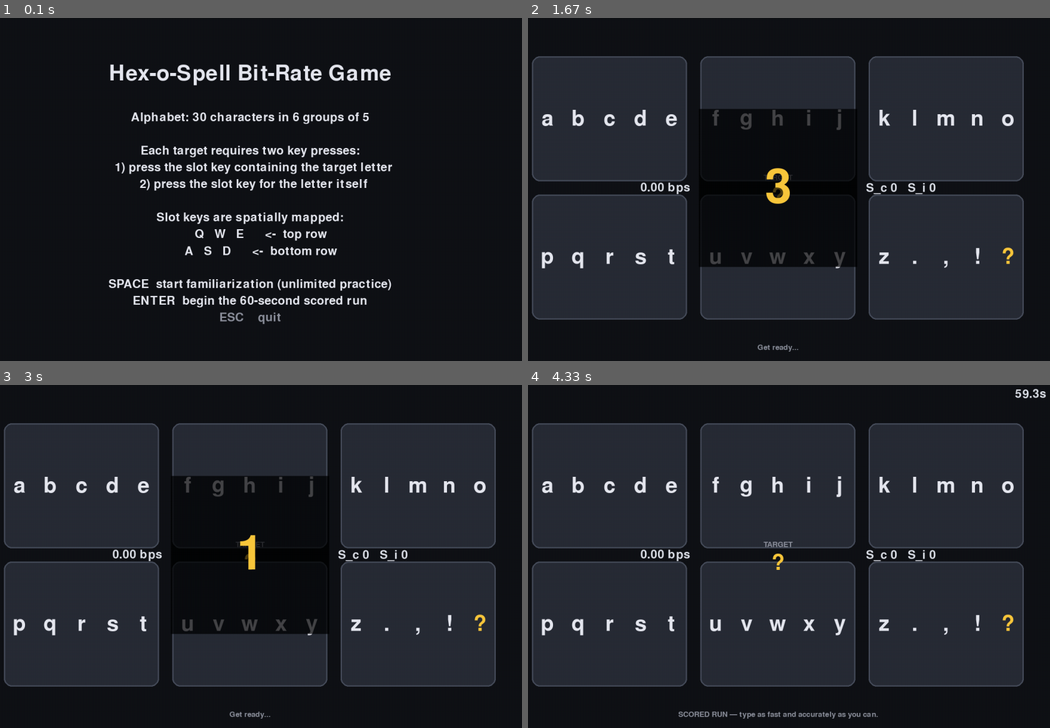
Above: before the commit, frames 1-4 (two rows, left to right).
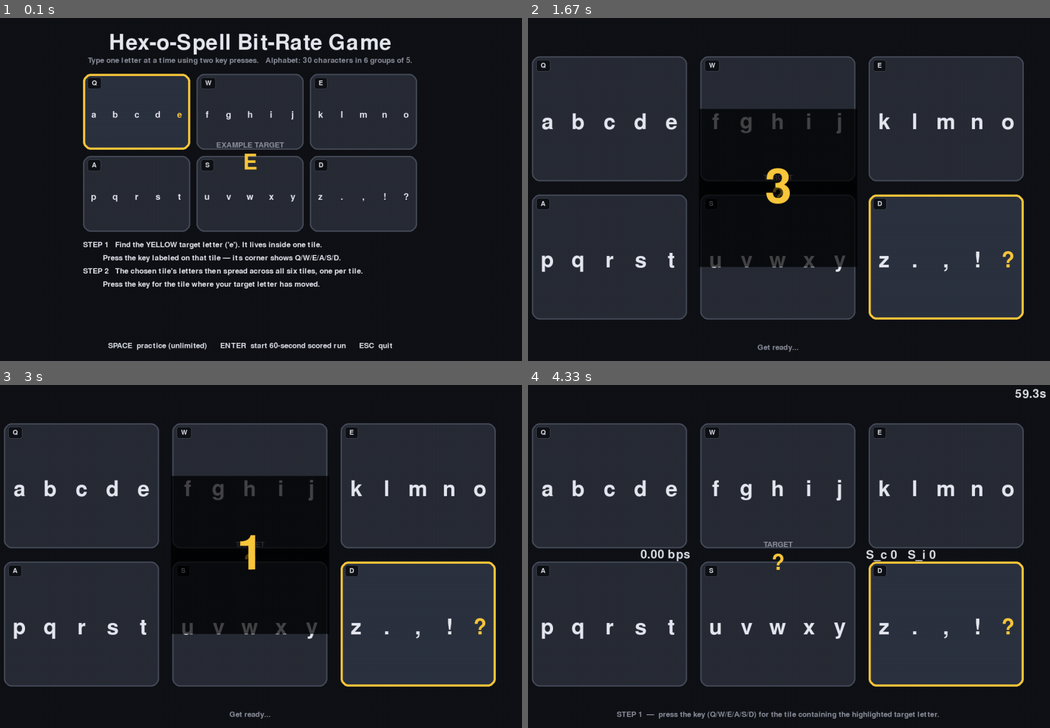
Above: after the commit, the same moments.

Repository: Aaronearlerichardson/bitrate_game
Game: pygame game, started from src/bitrate_game/main.py
Same seed, same stepped clock (60 frames per second), same inputs: the game is played once before the commit and once after it.
Inputs (mouse positions are in pixels of both pictures, inside the frame that each line leads up to):
- Up to frame 1 (0.1 s): no input
- Up to frame 2 (1.67 s): tap Space at 0.33 s; tap Enter at 0.67 s
- Up to frame 3 (3 s): no input
- Up to frame 4 (4.33 s): click (689, 439) at 3.55 s

The runs differ from the first frame. In frame 1, 33% of the frame differs, in the area x 15-80%, y 4-97%; in frame 2, 3.0%; in frame 3, 3.0%; in frame 4, 3.4%.

Commit message:
working on instructions

Diff:
--- a/src/bitrate_game/renderer.py
+++ b/src/bitrate_game/renderer.py
@@ -19,7 +19,7 @@
 from . import config
 from .config import GameConfig
 from .core import Phase, SessionState
-from .mode import HexStage, HexView
+from .mode import HexSlotView, HexStage, HexView
 
 
 # -----------------------------------------------------------------------------
@@ -42,18 +42,18 @@
     Layout:
 
         +-----------------------------------------------+
-        |  [slot 0]      [slot 1]      [slot 2]         |
+        |  [slot Q]      [slot W]      [slot E]         |
         |                                               |
         |               [ central HUD ]                 |
         |                                               |
-        |  [slot 3]      [slot 4]      [slot 5]         |
+        |  [slot A]      [slot S]      [slot D]         |
         |                                               |
         |  bottom bar: phase-specific instructions      |
         +-----------------------------------------------+
     """
 
     def __init__(self, cfg: GameConfig) -> None:
-        import pygame  # local import: see adapters.py for rationale
+        import pygame
         self._pygame = pygame
         self._cfg = cfg
         self._screen = None
@@ -61,6 +61,9 @@
         self._font_large = None
         self._font_medium = None
         self._font_small = None
+        self._font_tiny = None
+        self._font_preview_big = None
+        self._font_preview_small = None
         self._clock = None
 
     # --- lifecycle ------------------------------------------------------
@@ -70,23 +73,26 @@
         pg.init()
         pg.display.set_caption("Bitrate Game — Hex-o-Spell")
         self._screen = pg.display.set_mode((config.WINDOW_W, config.WINDOW_H))
-        # Use the default system font; pygame.font.SysFont(None, ...) picks a
-        # reasonable system font on all platforms without bundling a TTF.
+        # SysFont(None, ...) picks a reasonable system font on every platform
+        # without bundling a TTF.
         self._font_huge = pg.font.SysFont(None, 160)
         self._font_large = pg.font.SysFont(None, 72)
         self._font_medium = pg.font.SysFont(None, 40)
         self._font_small = pg.font.SysFont(None, 26)
+        self._font_tiny = pg.font.SysFont(None, 22)
+        # Smaller font sizes for the welcome-screen preview board.
+        self._font_preview_big = pg.font.SysFont(None, 56)
+        self._font_preview_small = pg.font.SysFont(None, 30)
         self._clock = pg.time.Clock()
 
     def shutdown(self) -> None:
         self._pygame.quit()
 
     def tick(self) -> None:
-        """Cap the frame rate. Separate from draw() so the loop owns timing."""
         if self._clock is not None:
             self._clock.tick(config.FPS)
 
-    # --- drawing --------------------------------------------------------
+    # --- top-level draw -------------------------------------------------
 
     def draw(self, session_state: SessionState, mode_view: object) -> None:
         assert self._screen is not None, "init() must be called first"
@@ -98,44 +104,100 @@
         elif phase == Phase.RESULTS:
             self._draw_results(session_state)
         else:
-            # FAMILIARIZATION, COUNTDOWN, SCORED: always show the hex board.
             assert isinstance(mode_view, HexView), \
                 f"renderer expected HexView, got {type(mode_view).__name__}"
             self._draw_hex_board(session_state, mode_view)
 
         self._pygame.display.flip()
 
-    # --- screen helpers -------------------------------------------------
+    # ====================================================================
+    # Welcome screen
+    # ====================================================================
 
     def _draw_welcome(self) -> None:
-        pg = self._pygame
+        """Title + preview board with a worked example + controls.
+
+        The preview board is rendered with the *same* slot-drawing code as
+        gameplay, just at a smaller scale and with hand-constructed slots
+        for the example. This guarantees the player sees exactly what they'll
+        see in the real game.
+        """
         s = self._screen
         cx = config.WINDOW_W // 2
 
+        # Title
         title = self._font_large.render("Hex-o-Spell Bit-Rate Game",
                                         True, config.TEXT_COLOR)
-        s.blit(title, title.get_rect(center=(cx, 140)))
-
-        lines = [
-            f"Alphabet: {self._cfg.n} characters in {self._cfg.num_groups} groups "
-            f"of {self._cfg.group_size}",
-            "",
-            "Each target requires two key presses:",
-            "  1) press the slot key containing the target letter",
-            "  2) press the slot key for the letter itself",
-            "",
-            "Slot keys are spatially mapped:",
-            "      Q   W   E      <-  top row",
-            "      A   S   D      <-  bottom row",
-            "",
-            "SPACE  start familiarization (unlimited practice)",
-            "ENTER  begin the 60-second scored run",
-            "ESC    quit",
+        s.blit(title, title.get_rect(center=(cx, 70)))
+
+        subtitle = self._font_small.render(
+            f"Type one letter at a time using two key presses.   "
+            f"Alphabet: {self._cfg.n} characters in {self._cfg.num_groups} groups of {self._cfg.group_size}.",
+            True, config.MUTED_TEXT_COLOR)
+        s.blit(subtitle, subtitle.get_rect(center=(cx, 110)))
+
+        # Preview board (scaled-down stage-1 view with example target)
+        example_target = "e" if "e" in self._cfg.alphabet else self._cfg.alphabet[0]
+        example_view = self._make_example_view(example_target)
+
+        board_rect = self._pygame.Rect(0, 0, 760, 360)
+        board_rect.center = (cx, 320)
+        rects = self._slot_rects(board_rect, gutter=14, margin=0)
+        self._draw_slots_in(
+            example_view, rects,
+            big_font=self._font_preview_big,
+            small_font=self._font_preview_small,
+            flash_active=False,
+        )
+
+        # Mini HUD overlay on the preview to label it
+        prompt = self._font_small.render("EXAMPLE TARGET", True, config.MUTED_TEXT_COLOR)
+        s.blit(prompt, prompt.get_rect(center=(cx, board_rect.centery - 18)))
+        tgt = self._font_large.render(example_target.upper(),
+                                       True, config.TARGET_HIGHLIGHT_COLOR)
+        s.blit(tgt, tgt.get_rect(center=(cx, board_rect.centery + 22)))
+
+        # Step-by-step instructions
+        steps = [
+            f"STEP 1   Find the YELLOW target letter ('{example_target}'). It lives inside one tile.",
+            f"         Press the key labeled on that tile — its corner shows Q/W/E/A/S/D.",
+            "STEP 2   The chosen tile's letters then spread across all six tiles, one per tile.",
+            "         Press the key for the tile where your target letter has moved.",
         ]
-        for i, line in enumerate(lines):
-            color = config.MUTED_TEXT_COLOR if line.startswith("ESC") else config.TEXT_COLOR
-            surf = self._font_medium.render(line, True, color)
-            s.blit(surf, surf.get_rect(center=(cx, 240 + i * 38)))
+        y = board_rect.bottom + 30
+        for line in steps:
+            surf = self._font_small.render(line, True, config.TEXT_COLOR)
+            s.blit(surf, surf.get_rect(midleft=(cx - 380, y)))
+            y += 30
+
+        # Controls bar at the bottom
+        controls = "SPACE  practice (unlimited)      ENTER  start 60-second scored run      ESC  quit"
+        ctrl = self._font_small.render(controls, True, config.HUD_COLOR)
+        s.blit(ctrl, ctrl.get_rect(center=(cx, config.WINDOW_H - 40)))
+
+    def _make_example_view(self, target: str) -> HexView:
+        """Build a fake stage-1 HexView showing the layout with `target`
+        highlighted. Used only on the welcome screen as a visual primer."""
+        slots: list[HexSlotView] = []
+        for g in range(self._cfg.num_groups):
+            chars = tuple(self._cfg.chars_in_group(g))
+            slots.append(HexSlotView(
+                chars=chars,
+                contains_target=(target in chars),
+                is_target_letter=False,
+            ))
+        return HexView(
+            stage=HexStage.GROUP_SELECT,
+            target_char=target,
+            slots=tuple(slots),
+            active_group_idx=None,
+            last_feedback_correct=None,
+            last_feedback_at=0.0,
+        )
+
+    # ====================================================================
+    # Results screen
+    # ====================================================================
 
     def _draw_results(self, st: SessionState) -> None:
         s = self._screen
@@ -147,7 +209,6 @@
         title = self._font_large.render("Run complete", True, config.TEXT_COLOR)
         s.blit(title, title.get_rect(center=(cx, 140)))
 
-        # Headline bit rate
         bps_str = f"{snap.bit_rate:.2f} bits / sec"
         big = self._font_huge.render(bps_str, True, config.TARGET_HIGHLIGHT_COLOR)
         s.blit(big, big.get_rect(center=(cx, 320)))
@@ -168,55 +229,93 @@
             True, config.MUTED_TEXT_COLOR)
         s.blit(hint, hint.get_rect(center=(cx, config.WINDOW_H - 60)))
 
+    # ====================================================================
+    # Gameplay board
+    # ====================================================================
+
     def _draw_hex_board(self, st: SessionState, view: HexView) -> None:
-        self._draw_slots(view)
+        # Full-window board with default margins.
+        rects = self._slot_rects(board_rect=None)
+        flash_active = self._flash_is_active(view)
+        self._draw_slots_in(view, rects,
+                            big_font=self._font_huge,
+                            small_font=self._font_large,
+                            flash_active=flash_active)
         self._draw_hud(st, view)
-        self._draw_bottom_bar(st)
+        self._draw_bottom_bar(st, view)
         if st.phase == Phase.COUNTDOWN:
             self._draw_countdown_overlay(st)
 
-    # --- pieces ---------------------------------------------------------
-
-    def _slot_rects(self):
-        """Compute the 6 slot rectangles. 3 columns x 2 rows."""
+    def _flash_is_active(self, view: HexView) -> bool:
+        if view.last_feedback_correct is None:
+            return False
+        return (time.monotonic() - view.last_feedback_at) < config.FEEDBACK_FLASH_SEC
+
+    # --- slot rectangles ------------------------------------------------
+
+    def _slot_rects(self, board_rect=None, gutter: int = 30, margin: int = 80):
+        """Return 6 slot rects laid out in a 3x2 grid.
+
+        If `board_rect` is None, fill the window minus default margins.
+        Otherwise lay out within the given rect.
+        """
         pg = self._pygame
-        margin_x = 80
-        margin_y = 100
-        gutter = 30
+        if board_rect is None:
+            margin_x = margin
+            margin_y = 100
+            x0, y0 = margin_x, margin_y
+            board_w = config.WINDOW_W - 2 * margin_x
+            board_h = config.WINDOW_H - 2 * margin_y
+        else:
+            x0, y0 = board_rect.x, board_rect.y
+            board_w = board_rect.width
+            board_h = board_rect.height
+
         cols, rows = 3, 2
-        w = (config.WINDOW_W - 2 * margin_x - (cols - 1) * gutter) // cols
-        h = (config.WINDOW_H - 2 * margin_y - (rows - 1) * gutter) // rows
+        w = (board_w - (cols - 1) * gutter) // cols
+        h = (board_h - (rows - 1) * gutter) // rows
         rects: list = []
         for r in range(rows):
             for c in range(cols):
-                x = margin_x + c * (w + gutter)
-                y = margin_y + r * (h + gutter)
+                x = x0 + c * (w + gutter)
+                y = y0 + r * (h + gutter)
                 rects.append(pg.Rect(x, y, w, h))
         return rects
 
-    def _draw_slots(self, view: HexView) -> None:
+    # --- slot drawing ---------------------------------------------------
+
+    def _draw_slots_in(self, view: HexView, rects, *, big_font, small_font,
+                       flash_active: bool) -> None:
+        """Render each of the 6 tiles into the supplied rectangles.
+
+        Visual rules:
+          * Every tile shows its key letter (Q/W/E/A/S/D) in the corner so
+            the keyboard mapping is always visible.
+          * In stage 1: the slot containing the target letter gets a
+            highlighted border + tinted background. Its target letter is
+            colored yellow.
+          * In stage 2: every tile shows a single big letter; the one that
+            equals the target is colored yellow.
+          * On a recent selection: every tile flashes green (correct) or red
+            (incorrect) briefly.
+        """
         pg = self._pygame
         s = self._screen
-        rects = self._slot_rects()
-        now = time.monotonic()
-        flash_active = (
-            view.last_feedback_correct is not None
-            and (now - view.last_feedback_at) < config.FEEDBACK_FLASH_SEC
-        )
-
         for idx, rect in enumerate(rects):
             slot = view.slots[idx]
+
             base = config.TILE_COLOR
             border = config.TILE_BORDER_COLOR
-
-            if view.stage == HexStage.LETTER_SELECT:
-                if view.active_group_idx == idx:
-                    # The slot the player pressed in stage 1 doesn't get
-                    # special treatment in our layout because the group's
-                    # letters are spread across ALL slots. We instead tint
-                    # all stage-2 tiles slightly.
-                    pass
-                base = config.TILE_COLOR
+            border_w = 3
+
+            # Stage-1 target-home highlight: very visible cue for new players.
+            if view.stage == HexStage.GROUP_SELECT and slot.contains_target:
+                # Subtle tint + bold yellow border.
+                base = (44, 50, 64)
+                border = config.TARGET_HIGHLIGHT_COLOR
+                border_w = 5
+            # Stage-2 tinted border so it's obvious we're in stage 2.
+            elif view.stage == HexStage.LETTER_SELECT:
                 border = config.TILE_ACTIVE_COLOR
 
             if flash_active:
@@ -227,57 +326,76 @@
                 )
 
             pg.draw.rect(s, base, rect, border_radius=18)
-            pg.draw.rect(s, border, rect, width=3, border_radius=18)
-
-            # Draw the slot's characters.
+            pg.draw.rect(s, border, rect, width=border_w, border_radius=18)
+
+            # Always-on key label in the tile's top-left corner.
+            self._draw_key_label(rect, self._cfg.slot_keys[idx])
+
+            # Tile contents.
             if not slot.chars:
-                # Stage-2 empty slot (rare; only if group_size < num_groups).
                 continue
             if len(slot.chars) == 1:
-                self._draw_single_char(rect, slot.chars[0], slot.is_target_letter)
+                self._draw_single_char(rect, slot.chars[0],
+                                       slot.is_target_letter, big_font)
             else:
-                self._draw_group_chars(rect, slot.chars, view.target_char,
-                                       slot.contains_target,
-                                       view.stage == HexStage.GROUP_SELECT)
-
-    def _draw_single_char(self, rect, ch: str, is_target: bool) -> None:
+                self._draw_group_chars(
+                    rect, slot.chars, view.target_char,
+                    highlight_target=(view.stage == HexStage.GROUP_SELECT),
+                    font=small_font,
+                )
+
+    def _draw_key_label(self, rect, key_char: str) -> None:
+        """Small key letter in the top-left of a tile (e.g. 'Q')."""
+        font = self._font_tiny
+        # Background pill for legibility against the tile color.
+        text = font.render(key_char.upper(), True, config.HUD_COLOR)
+        pad_x, pad_y = 10, 6
+        bg = self._pygame.Rect(
+            rect.x + 10, rect.y + 8,
+            text.get_width() + 2 * pad_x, text.get_height() + 2 * pad_y,
+        )
+        self._pygame.draw.rect(self._screen, config.BG_COLOR, bg, border_radius=6)
+        self._pygame.draw.rect(self._screen, config.TILE_BORDER_COLOR, bg,
+                                width=1, border_radius=6)
+        self._screen.blit(text, (bg.x + pad_x, bg.y + pad_y))
+
+    def _draw_single_char(self, rect, ch: str, is_target: bool, font) -> None:
         color = config.TARGET_HIGHLIGHT_COLOR if is_target else config.TEXT_COLOR
-        surf = self._font_huge.render(ch, True, color)
+        surf = font.render(ch, True, color)
         self._screen.blit(surf, surf.get_rect(center=rect.center))
 
-    def _draw_group_chars(self, rect, chars, target_char, contains_target,
-                           highlight_target) -> None:
-        """Render group_size characters in a row inside the rect."""
-        pg = self._pygame
+    def _draw_group_chars(self, rect, chars, target_char, *,
+                           highlight_target: bool, font) -> None:
+        """Render the group's chars in a horizontal row centered in the tile."""
         s = self._screen
         n = len(chars)
         cell_w = rect.width / n
         for i, ch in enumerate(chars):
             cx = rect.x + cell_w * (i + 0.5)
-            cy = rect.y + rect.height // 2
+            cy = rect.y + rect.height // 2 + 8  # nudge below the key label
             color = config.TEXT_COLOR
             if highlight_target and ch == target_char:
                 color = config.TARGET_HIGHLIGHT_COLOR
-            surf = self._font_large.render(ch, True, color)
+            surf = font.render(ch, True, color)
             s.blit(surf, surf.get_rect(center=(int(cx), int(cy))))
 
+    # --- HUD ------------------------------------------------------------
+
     def _draw_hud(self, st: SessionState, view: HexView) -> None:
-        """Central HUD overlay between the two rows: target + live stats."""
-        pg = self._pygame
         s = self._screen
         cx = config.WINDOW_W // 2
         cy = config.WINDOW_H // 2
 
-        # Target prompt
+        # Target prompt (always shown during play)
         prompt = self._font_small.render("TARGET", True, config.MUTED_TEXT_COLOR)
         s.blit(prompt, prompt.get_rect(center=(cx, cy - 24)))
         tgt = self._font_large.render(view.target_char.upper(),
                                        True, config.TARGET_HIGHLIGHT_COLOR)
         s.blit(tgt, tgt.get_rect(center=(cx, cy + 18)))
 
-        # Live bit-rate readouts on left/right of the HUD column
+        # Live bit-rate stats (scored phase only)
         snap = st.tracker_snapshot
-        if snap is not None and st.phase in (Phase.SCORED, Phase.COUNTDOWN):
+        if snap is not None and st.phase == Phase.SCORED:
             bps_text = f"{snap.bit_rate:.2f} bps"
             left = self._font_medium.render(bps_text, True, config.HUD_COLOR)
             s.blit(left, left.get_rect(midright=(cx - 200, cy)))
@@ -286,38 +404,59 @@
             right = self._font_medium.render(score_text, True, config.HUD_COLOR)
             s.blit(right, right.get_rect(midleft=(cx + 200, cy)))
 
-        # Top-right: countdown timer during SCORED
+        # Top-right timer during scored
         if st.phase == Phase.SCORED:
             t = f"{st.scored_remaining:4.1f}s"
             timer = self._font_medium.render(t, True, config.HUD_COLOR)
             s.blit(timer, timer.get_rect(topright=(config.WINDOW_W - 30, 20)))
 
-    def _draw_bottom_bar(self, st: SessionState) -> None:
+    # --- bottom bar -----------------------------------------------------
+
+    def _draw_bottom_bar(self, st: SessionState, view: HexView) -> None:
+        """Phase- and stage-specific instructional text.
+
+        During play, the bottom bar always tells the player what action is
+        expected RIGHT NOW. This is the second line of defense after the
+        target-tile highlight — eyes have something to read if they're lost.
+        """
         s = self._screen
         cx = config.WINDOW_W // 2
         y = config.WINDOW_H - 36
 
         if st.phase == Phase.FAMILIARIZATION:
-            msg = "FAMILIARIZATION — practice as long as you like.  ENTER to start scored run.  ESC to quit."
+            top = "FAMILIARIZATION  —  practice as long as you like.  ENTER  start scored run  •  ESC  quit"
+            stage_msg = self._stage_msg(view)
+            self._blit_two_lines(top, stage_msg, cx, y)
         elif st.phase == Phase.COUNTDOWN:
-            msg = "Get ready..."
+            self._blit_centered("Get ready...", cx, y)
         elif st.phase == Phase.SCORED:
-            msg = "SCORED RUN — type as fast and accurately as you can."
-        else:
-            msg = ""
-
-        if msg:
-            surf = self._font_small.render(msg, True, config.MUTED_TEXT_COLOR)
-            s.blit(surf, surf.get_rect(center=(cx, y)))
+            self._blit_centered(self._stage_msg(view), cx, y)
+
+    def _stage_msg(self, view: HexView) -> str:
+        if view.stage == HexStage.GROUP_SELECT:
+            return ("STEP 1  —  press the key (Q/W/E/A/S/D) for the tile "
+                    "containing the highlighted target letter.")
+        return ("STEP 2  —  press the key for the tile where the "
+                "highlighted target letter is now.")
+
+    def _blit_centered(self, text: str, cx: int, y: int) -> None:
+        surf = self._font_small.render(text, True, config.MUTED_TEXT_COLOR)
+        self._screen.blit(surf, surf.get_rect(center=(cx, y)))
+
+    def _blit_two_lines(self, top: str, bottom: str, cx: int, y: int) -> None:
+        top_surf = self._font_small.render(top, True, config.MUTED_TEXT_COLOR)
+        bot_surf = self._font_small.render(bottom, True, config.HUD_COLOR)
+        self._screen.blit(top_surf, top_surf.get_rect(center=(cx, y - 18)))
+        self._screen.blit(bot_surf, bot_surf.get_rect(center=(cx, y + 12)))
+
+    # --- countdown ------------------------------------------------------
 
     def _draw_countdown_overlay(self, st: SessionState) -> None:
         s = self._screen
         cx = config.WINDOW_W // 2
         cy = config.WINDOW_H // 2
-        # Use ceiling so 0.01s remaining still shows "1".
         n = int(st.countdown_remaining) + (1 if st.countdown_remaining > 0 else 0)
         n = max(n, 1)
-        # Big number in a translucent dark backing
         overlay = self._pygame.Surface((360, 360), self._pygame.SRCALPHA)
         overlay.fill((0, 0, 0, 180))
         s.blit(overlay, overlay.get_rect(center=(cx, cy)))
